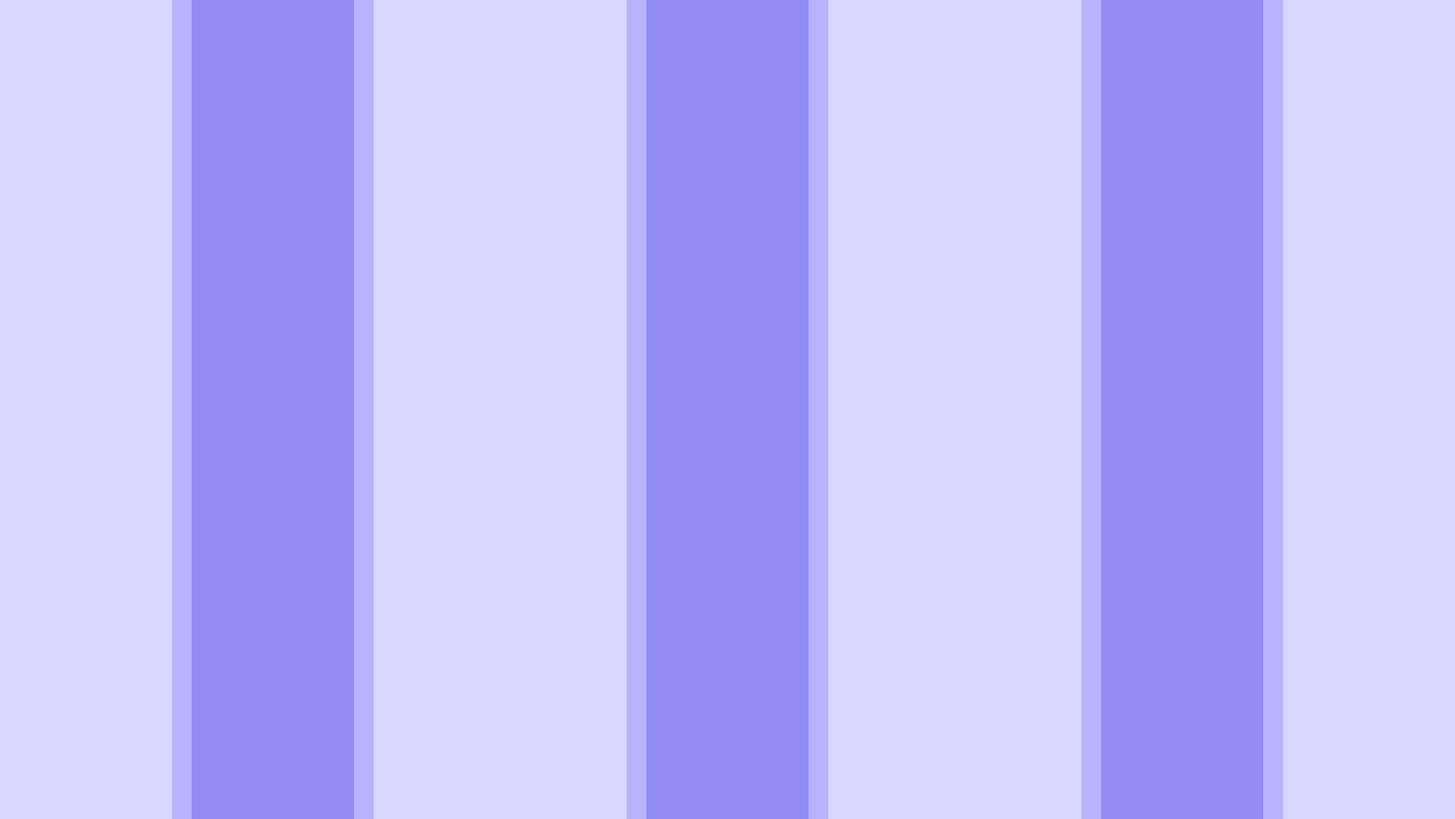
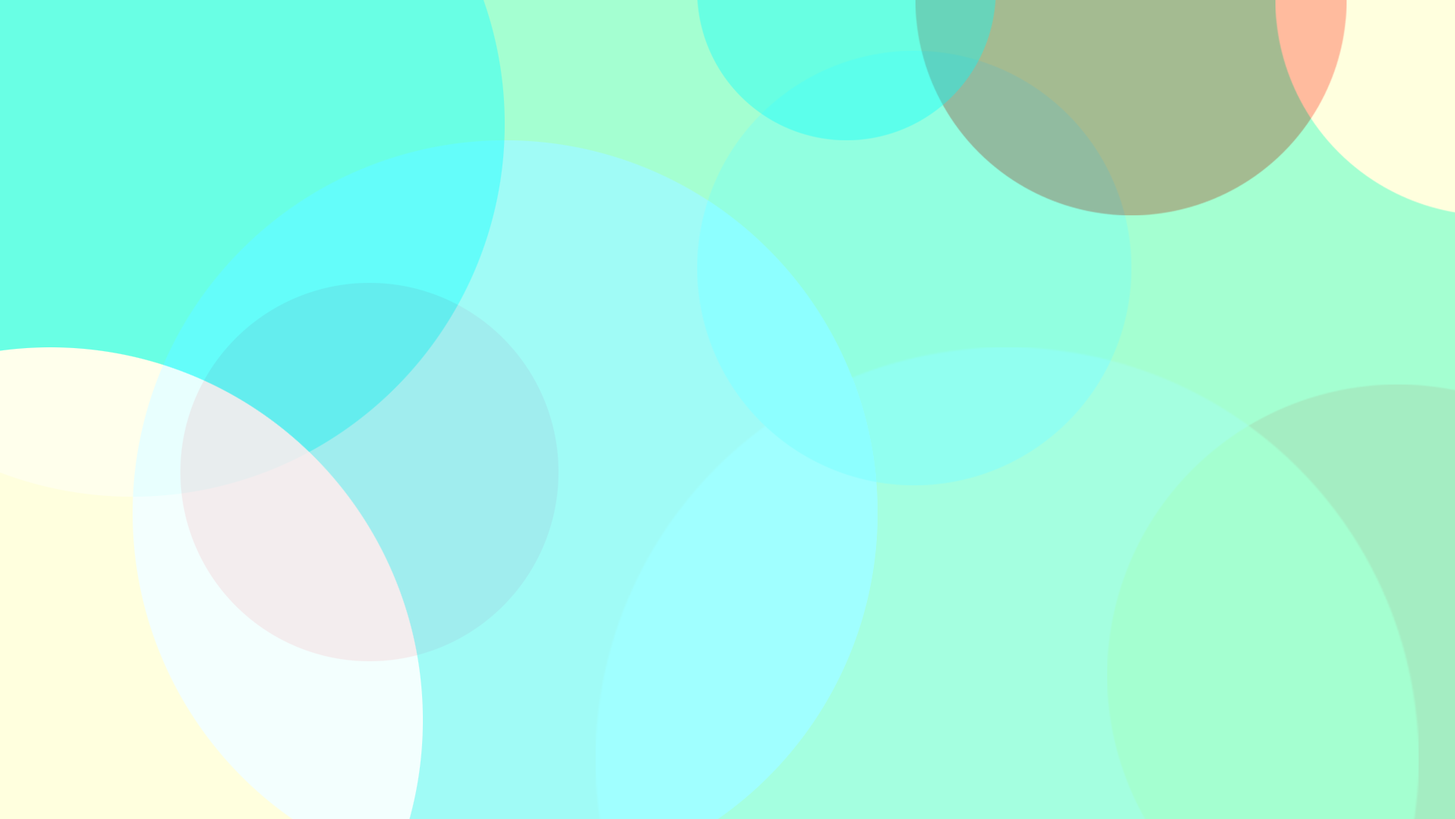
The second 1455 x 819 image is a revision of the first. Changes to its layers:
hid "Farbton/Sättigung 2" over [0,0,1455,819]
hid "Farbton/Sättigung 1" over [0,0,1455,819]
hid "Kurven 1" over [0,0,1455,819]
added layer "Ebene 3 Kopie 10" (linear light, 37%) above "Ebene 3 Kopie 9" over [697,0,996,141]
added layer "Ebene 3 Kopie 9" (difference, 37%) above "Ebene 3 Kopie 8" over [915,0,1347,216]
added layer "Ebene 3 Kopie 8" (divide) above "Ebene 3 Kopie 7" over [1275,0,1455,213]
added layer "Ebene 3 Kopie 7" (color dodge) above "Ebene 3 Kopie 6" over [595,347,1419,819]
added layer "Ebene 3 Kopie 6" (subtract) above "Ebene 3 Kopie 5" over [1107,384,1455,819]
added layer "Ebene 3 Kopie 5" (linear light) above "Ebene 3 Kopie 4" over [697,50,1132,486]
added layer "Ebene 3 Kopie 4" (subtract) above "Ebene 3 Kopie 3" over [180,282,559,661]
added layer "Ebene 3 Kopie 3" (color dodge) above "Ebene 3 Kopie 2" over [180,282,559,661]
added layer "Ebene 3 Kopie 2" (soft light) above "Ebene 3 Kopie" over [0,0,505,497]
added layer "Ebene 3 Kopie" (hue) above "Ebene 3" over [132,140,878,819]
added layer "Ebene 3" (divide) above "Ebene 2" over [0,347,423,819]
added layer "Ebene 2" above "Ebene 1" over [0,0,1455,819]
